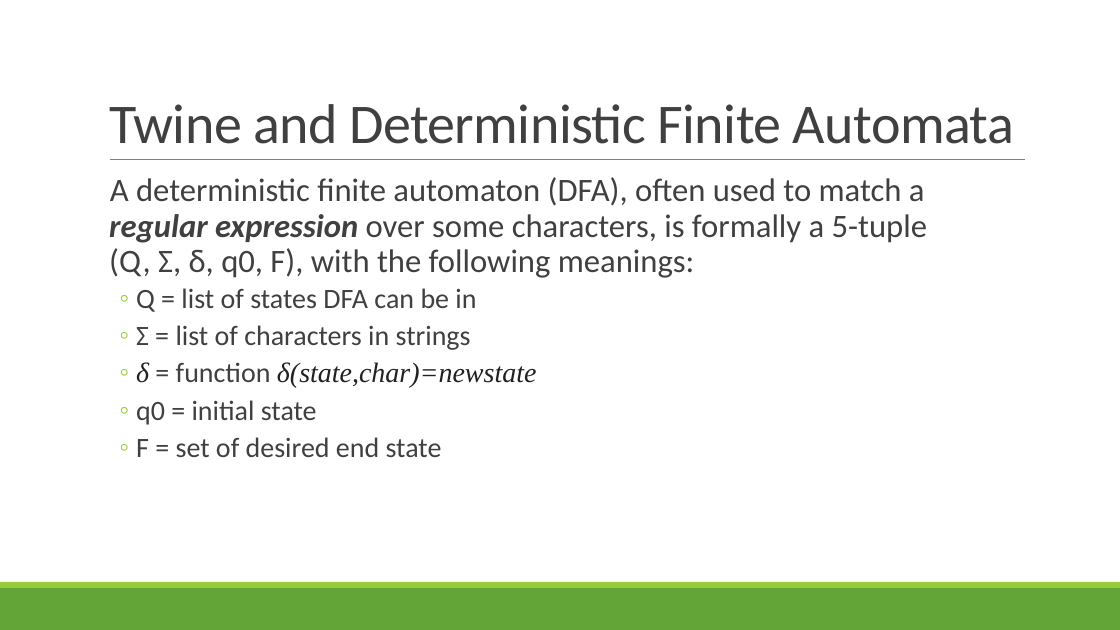
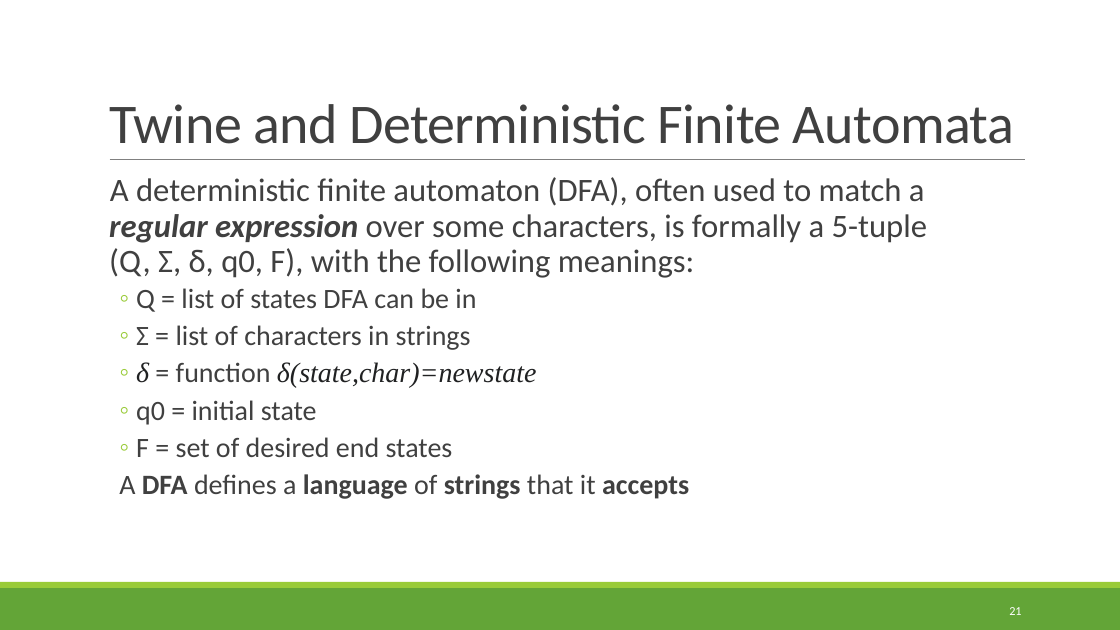
Before and after one commit to rbohrer/pl-course, a slide deck: slide 21 of LectureSlides/12Play.pptx (slide 18 before the commit). Drawn at 1120x630 pixels with LibreOffice and Linux fonts; fonts in the diff are those of the drawing. Boxes give left, top, right and bottom in pixels: in the first picture for what was removed or moved away, otherwise in the second. Text is boxed around its words. In the diff, an @@ line names an element or a change of style, - is before the commit and + after.

```diff
--- a/LectureSlides/12Play.pptx
+++ b/LectureSlides/12Play.pptx
@@ text at [119, 437, 689, 499]: text changed @@
-  ◦ F = set of desired end state
+  ◦ F = set of desired end states
+  A DFA defines a language of strings that it accepts
@@ page number added at [1009, 607, 1021, 615], 10.5 pt, text #FFFFFF @@
+21
```
Also in this commit, not shown: 35 other slides changed, 4 slides added.
